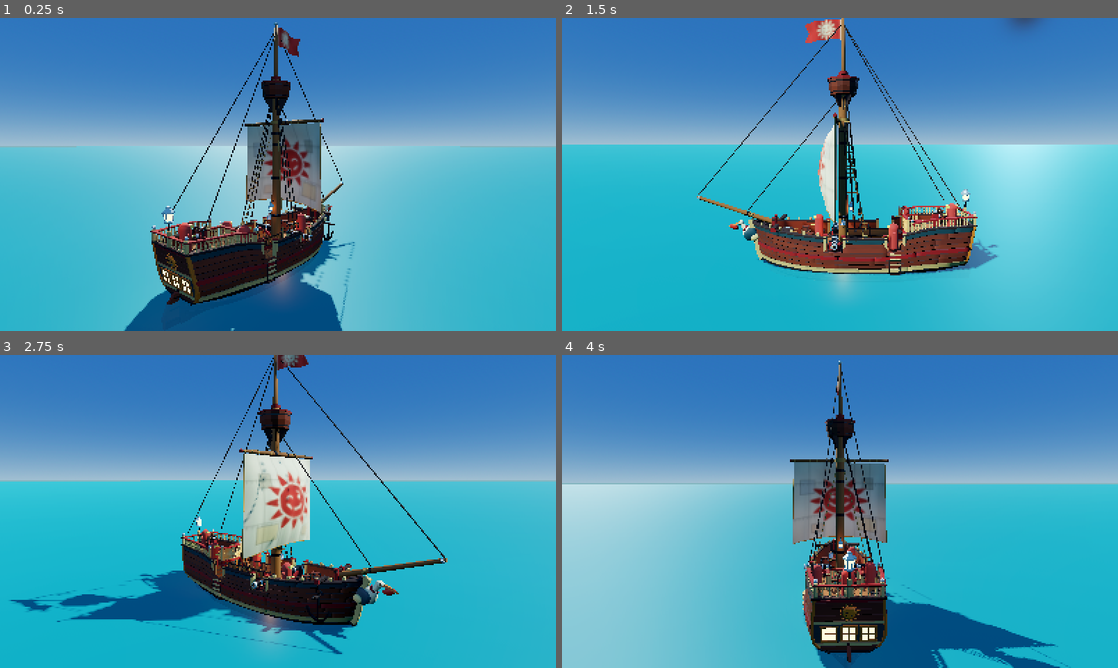
Above: before the commit, frames 1-4 (two rows, left to right).
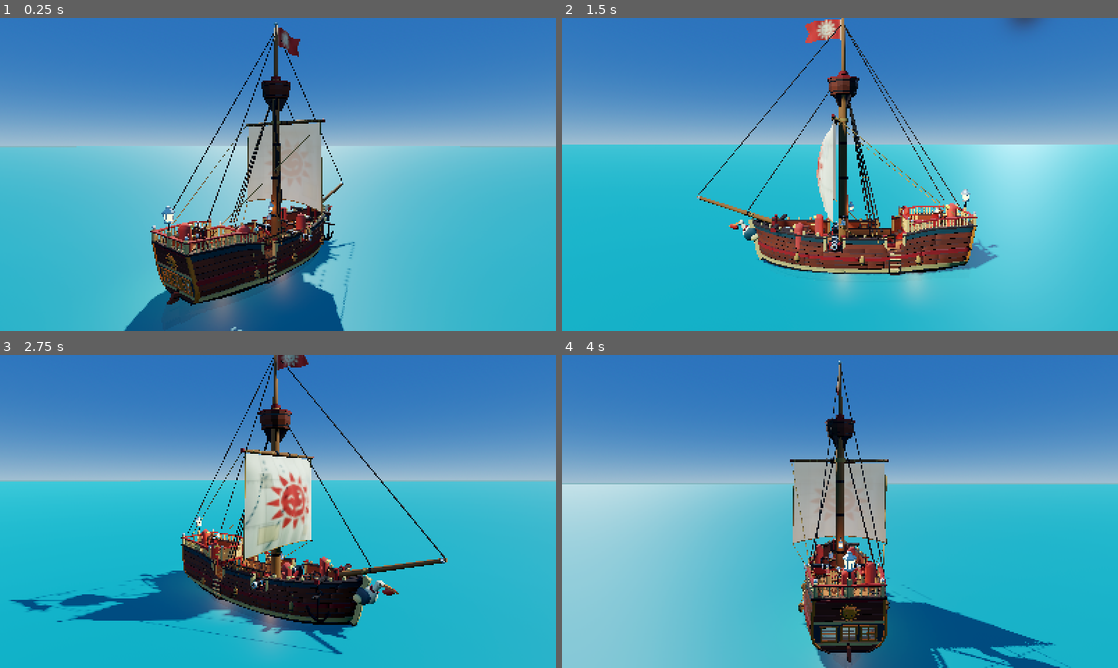
Above: after the commit, the same moments.

Repository: LeviticusFigglebottom/SeaOfScoundrels
Game: Godot game, scene res://scenes/showcase/shipart_showcase.tscn
Two runs of this game, one before a commit and one after it. Both use one fixed random seed, a clock stepped at 60 frames per second and the inputs below. This scene is started directly instead of the project's main scene.
Inputs (mouse positions are in pixels of both pictures, inside the frame that each line leads up to):
- Up to frame 1 (0.25 s): no input
- Up to frame 2 (1.5 s): tap Enter at 0.5 s; move the mouse to (962, 158) at 0.52 s; hold D (move_right) 0.53-1.28 s; tap Q (command_wheel) at 0.6 s; click (962, 158) at 0.67 s; tap Space (jump) at 0.77 s; move the mouse to (728, 190) at 1.27 s; hold S (move_back) from 1.28 s (still down); tap F (interact) at 1.35 s
- Up to frame 3 (2.75 s): tap Space (jump) at 1.52 s; move the mouse to (333, 442) at 2.02 s; release S (move_back) at 2.03 s; hold D (move_right) from 2.03 s (still down); tap E (item_next) at 2.1 s
- Up to frame 4 (4 s): move the mouse to (812, 574) at 2.77 s; release D (move_right) at 2.78 s; hold W (move_forward) 2.78-3.53 s; tap Tab (item_radial) at 2.85 s; click (812, 574) at 2.92 s; tap Space (jump) at 3.02, 3.77 s; move the mouse to (1006, 558) at 3.52 s; hold A (move_left) from 3.53 s (still down); tap X (leave_station) at 3.6 s

The runs differ from the first frame. In frame 1, 5.6% of the frame differs, in the area x 27-62%, y 26-100%; in frame 2, 3.2%; in frame 3, 2.6%; in frame 4, 5.6%, in the area x 41-90%, y 26-100%.

Commit message:
Sloop pass 2: real hull breaches (HullPanel/Hole), glazed stern windows and cabin, running rigging ropes, two-sided weighted sail, extras, posing args, loft orientation fix

Diff:
--- a/scenes/showcase/shipart_showcase.gd
+++ b/scenes/showcase/shipart_showcase.gd
@@ -1,13 +1,21 @@
 extends Node3D
 ## Ship art showcase: loads the generated sloop, lights it, and runs a scripted camera.
-## User args (after `--`): shot=orbit|deck|helm|hold|bow|far|collision|stern|top|cannon|bowdeck|side|free (eye=x,y,z look=x,y,z)  col=hide|solid|wire
-## lod=1 (show sloop_lod.glb instead)  furled=1 (Sail_Furled instead of Sail)  damage=1 (show Hole_* and HolePatch_01..05)
+## User args (after `--`): shot=orbit|deck|helm|hold|bow|far|collision|stern|top|cannon|bowdeck|side|rig|walk|free (eye=x,y,z look=x,y,z)  col=hide|solid|wire
+## lod=1 (show sloop_lod.glb instead)  furled=1 (Sail_Furled instead of Sail)  damage=1 (swap HullPanel_* for Hole_*, and show HolePatch_01..05)
+## Posing (to check pivots): trim=<rad, yard+sail> sailset=<0..1 sail Y scale> wheel=<deg> rudder=<deg> pitch=<deg, cannon barrels>
+## hatch=closed  sweep=1 (animate trim through -1.2..1.2 rad over the clip). Rope_* objects are re-aimed between their empties every frame.
 ## r=<orbit radius> h=<orbit height> dist=<far distance> fov=<far fov> ssao=0|1
 ## dur=<seconds for one camera pass, default 2>  capsules=0|1 (frozen 1.75 m Pawns as scale figures)  water=0|1
 ## print=1 dumps node positions (to verify station markers and pivots).
 
 const SLOOP := "res://assets/generated/ship/sloop.glb"
 const FLOOR := -0.85
+const WALK := [
+	Vector3(0, 2.0, 5.6), Vector3(0, 2.0, 4.6), Vector3(1.4, 2.0, 4.3), Vector3(1.4, 1.1, 2.2), Vector3(0, 1.1, 2.62), Vector3(0, 0.6, 1.57), Vector3(0, -0.8, -0.3),
+	Vector3(0.82, FLOOR, -0.3), Vector3(0.82, FLOOR, 2.6), Vector3(0.45, FLOOR, 3.5), Vector3(0, FLOOR, 4.6), Vector3(-0.45, FLOOR, 3.5),
+	Vector3(-0.82, FLOOR, 2.6), Vector3(-0.82, FLOOR, -0.4), Vector3(-0.75, FLOOR, -1.6), Vector3(0.3, FLOOR, -3.0), Vector3(0.8, FLOOR, -1.6),
+	Vector3(0.78, FLOOR, -0.4), Vector3(0, -0.8, -0.3), Vector3(0, -0.5, 0.2), Vector3(0, 1.1, 2.62), Vector3(-1.4, 1.1, 2.2), Vector3(-1.4, 2.0, 4.3), Vector3(0, 2.0, 5.6),
+]
 var shot := "orbit"
 var col_mode := ""
 var dur := 2.0
@@ -41,12 +49,15 @@
 			n.visible = damage and nm.right(2).to_int() <= 5
 		elif nm.begins_with("Hole_"):
 			n.visible = damage
+		elif nm.begins_with("HullPanel_"):
+			n.visible = not damage
+	_pose()
 	_setup_collision_view()
 	_setup_env()
 	if opts.get("water", "0" if shot == "hold" else "1") == "1":
 		_add_water()
 	if opts.get("capsules", "1") == "1":
-		for p in [Vector3(0.9, 1.1, -2.6), Vector3(0.0, 2.0, 5.95), Vector3(0.4, FLOOR, 3.7), Vector3(-0.82, FLOOR, 0.5), Vector3(1.4, 1.55, 3.25), Vector3(-1.5, 1.1, 2.0)]:
+		for p in [Vector3(0.9, 1.1, -2.6), Vector3(0.0, 2.0, 5.95), Vector3(0.4, FLOOR, 3.7), Vector3(-0.82, FLOOR, 0.5), Vector3(1.4, 1.55, 3.25), Vector3(-1.5, 1.1, -3.6)]:
 			_add_capsule(p)
 	for n in ship.get_children():
 		if n.name.begins_with("Lantern_"):
@@ -54,9 +65,9 @@
 			l.light_color = Color(1.0, 0.72, 0.4)
 			l.light_energy = 1.6 if String(n.name).contains("Hold") else 0.6
 			l.omni_range = 7.0
-			l.shadow_enabled = String(n.name) == "Lantern_Hold"
-			l.shadow_bias = 0.12
-			l.shadow_normal_bias = 2.0
+			l.shadow_enabled = String(n.name) == "Lantern_Hold" and opts.get("lshadow", "0") == "1"
+			l.shadow_bias = 0.1
+			l.shadow_normal_bias = 1.0
 			n.add_child(l)
 	if opts.get("print", "0") == "1":
 		for n in ship.get_children():
@@ -70,6 +81,29 @@
 				for s in m.get_surface_count():
 					tris += m.surface_get_array_index_len(s) / 3 if m.surface_get_array_index_len(s) > 0 else m.surface_get_array_len(s) / 3
 		print("visual triangles in Godot: ", tris)
+		var mats := {}
+		for n in ship.find_children("*", "MeshInstance3D", true, false):
+			var m2: Mesh = n.mesh
+			for si in m2.get_surface_count():
+				mats[m2.surface_get_material(si).resource_name] = true
+		print("materials: ", mats.keys())
+		for nm in ["Sail", "Flag"]:
+			var arr := (_n(nm) as MeshInstance3D).mesh.surface_get_arrays(0)
+			var uv2: PackedVector2Array = arr[Mesh.ARRAY_TEX_UV2] if arr[Mesh.ARRAY_TEX_UV2] != null else PackedVector2Array()
+			var col: PackedColorArray = arr[Mesh.ARRAY_COLOR] if arr[Mesh.ARRAY_COLOR] != null else PackedColorArray()
+			var mx := 0.0
+			var amin := 1.0
+			for v in uv2:
+				mx = maxf(mx, v.x)
+			for c in col:
+				amin = minf(amin, c.a)
+			print(nm, ": uv2 count ", uv2.size(), " max weight ", mx, "; colour alpha min ", amin)
+		var wm: Material = null
+		for si in (_n("Hull") as MeshInstance3D).mesh.get_surface_count():
+			if (_n("Hull") as MeshInstance3D).mesh.surface_get_material(si).resource_name == "mat_window_glass":
+				wm = (_n("Hull") as MeshInstance3D).mesh.surface_get_material(si)
+		if wm:
+			print("mat_window_glass transparency ", (wm as BaseMaterial3D).transparency, " emission ", (wm as BaseMaterial3D).emission_enabled, " ", (wm as BaseMaterial3D).emission_energy_multiplier)
 	cam = Camera3D.new()
 	cam.fov = 70.0
 	cam.near = 0.08
@@ -77,6 +111,39 @@
 	add_child(cam)
 	cam.make_current()
 	_update_camera()
+
+func _n(path: String) -> Node3D:
+	return ship.get_node_or_null(path) as Node3D
+
+func _set_trim(trim: float) -> void:
+	for nm in ["Yard", "Sail", "Sail_Furled"]:
+		if _n(nm):
+			_n(nm).rotation.y = trim
+
+func _pose() -> void:
+	if opts.get("lod", "0") == "1":
+		return
+	_set_trim(float(opts.get("trim", "0")))
+	_n("Sail").scale.y = float(opts.get("sailset", "1"))
+	_n("Wheel").rotation.z = deg_to_rad(float(opts.get("wheel", "0")))
+	_n("Rudder").rotation.y = deg_to_rad(float(opts.get("rudder", "0")))
+	for side in ["Port", "Starboard"]:
+		_n("Cannon_%s/Cannon_%s_Barrel" % [side, side]).rotation.x = deg_to_rad(float(opts.get("pitch", "0")))
+	if opts.get("hatch", "open") == "closed":
+		_n("HatchCover_Starboard").rotation.z = deg_to_rad(102.0)
+		_n("HatchCover_Port").rotation.z = deg_to_rad(-102.0)
+
+## What game code is expected to do each frame: aim each unit rope from its fixed point to its moving point.
+func _aim_ropes() -> void:
+	if opts.get("lod", "0") == "1":
+		return
+	for pair in [["Rope_Sheet_Port", "SheetPoint_Port", "Sail/Clew_Port"], ["Rope_Sheet_Starboard", "SheetPoint_Starboard", "Sail/Clew_Starboard"],
+			["Rope_Brace_Port", "BracePoint_Port", "Yard/Yardarm_Port"], ["Rope_Brace_Starboard", "BracePoint_Starboard", "Yard/Yardarm_Starboard"]]:
+		var a := _n(pair[1]).global_position
+		var b := _n(pair[2]).global_position
+		var d := b - a
+		var x := Vector3.UP.cross(d).normalized()
+		_n(pair[0]).global_transform = Transform3D(Basis(x, d.normalized().cross(x), d), a)
 
 func _setup_collision_view() -> void:
 	var i := 0
@@ -178,6 +245,9 @@
 	pawn.position = p
 
 func _process(delta: float) -> void:
+	if opts.get("sweep", "0") == "1":
+		_set_trim(lerpf(-1.2, 1.2, fmod(t / dur, 1.0)))
+	_aim_ropes()
 	_update_camera()
 	t += delta
 
@@ -196,6 +266,16 @@
 			var e: PackedStringArray = String(opts.get("eye", "0,3,10")).split(",")
 			var l: PackedStringArray = String(opts.get("look", "0,1,0")).split(",")
 			_look(Vector3(float(e[0]), float(e[1]), float(e[2])), Vector3(float(l[0]), float(l[1]), float(l[2])), float(opts.get("fov", "75")))
+		"walk":  # first-person at Pawn eye height (1.6 m) along the route the Pawn walk test uses
+			var seg := f * float(WALK.size() - 1)
+			var i := mini(int(seg), WALK.size() - 2)
+			var a0: Vector3 = WALK[i]
+			var a1: Vector3 = WALK[i + 1]
+			var pos := a0.lerp(a1, seg - float(i)) + Vector3(0, 1.6, 0)
+			var dir := (a1 - a0).normalized()
+			_look(pos, pos + Vector3(dir.x, dir.y * 0.5 - 0.12, dir.z), 85.0)
+		"rig":  # looking down the mast from aft: yard against shrouds and stays
+			_look(Vector3(float(opts.get("rx", "0")), 15.5, 4.5), Vector3(0, 9.0, -1.2), 60.0)
 		"side":
 			_look(Vector3(lerpf(10.0, -10.0, f), 2.2, lerpf(-4.0, 4.0, f)), Vector3(0, 0.6, 0), 60.0)
 		"cannon":
--- a/tests/test_sloop_art.gd
+++ b/tests/test_sloop_art.gd
@@ -24,8 +24,10 @@
 	check((-(s.get_node("Station_CannonStarboard") as Node3D).global_transform.basis.z).distance_to(Vector3.RIGHT) < 0.01, "starboard cannon station faces +X")
 	for n in ["Hull", "Sail", "Sail_Furled", "Yard", "Flag", "Wheel", "Rudder", "Capstan", "Anchor", "Cannon_Port", "Cannon_Starboard",
 			"Cannon_Port/Cannon_Port_Barrel", "Cannon_Starboard/Cannon_Starboard_Barrel", "Bell", "Bucket", "PlankStack", "HatchCover_Port",
-			"HatchCover_Starboard", "Lantern_Stern", "Lantern_Mast", "Lantern_Hold", "Hole_01", "Hole_10", "HolePatch_01", "HolePatch_10",
-			"Sail/Clew_Port", "Sail/Clew_Starboard", "MapTable", "Figurehead"]:
+			"HatchCover_Starboard", "Lantern_Stern", "Lantern_Mast", "Lantern_Hold", "Hole_01", "Hole_10", "HolePatch_01", "HolePatch_10", "HullPanel_01", "HullPanel_10",
+			"Sail/Clew_Port", "Sail/Clew_Starboard", "MapTable", "Figurehead", "Yard/Yardarm_Port", "Yard/Yardarm_Starboard", "SheetPoint_Port",
+			"SheetPoint_Starboard", "BracePoint_Port", "BracePoint_Starboard", "Rope_Sheet_Port", "Rope_Sheet_Starboard", "Rope_Brace_Port",
+			"Rope_Brace_Starboard", "Lantern_Helm", "Bucket_Deck", "Station_Bilge"]:
 		check(s.get_node_or_null(n) != null, "missing " + n)
 	check((s.get_node("Sail") as Node3D).position.distance_to(Vector3(0, 9, -1)) < 0.002, "Sail origin on the mast at the yard")
 	check((s.get_node("Yard") as Node3D).position.distance_to(Vector3(0, 9, -1)) < 0.002, "Yard origin on the mast")
@@ -34,6 +36,36 @@
 	s.queue_free()
 
 const FLOOR := -0.85
+
+func test_materials_and_wind_weights() -> void:
+	var s := _load()
+	var names := {}
+	for n in s.find_children("*", "MeshInstance3D", true, false):
+		var m: Mesh = (n as MeshInstance3D).mesh
+		for i in m.get_surface_count():
+			names[m.surface_get_material(i).resource_name] = m.surface_get_material(i)
+	for want in ["mat_wood", "mat_paint", "mat_rope", "mat_iron", "mat_brass", "mat_lantern_glass", "mat_window_glass", "mat_canvas", "mat_canvas_back", "mat_cloth", "mat_flag"]:
+		check(names.has(want), "material " + want)
+	if names.has("mat_window_glass"):
+		check((names["mat_window_glass"] as BaseMaterial3D).transparency != BaseMaterial3D.TRANSPARENCY_DISABLED, "stern glazing is see-through")
+	for nm in ["Sail", "Flag"]:
+		var arr := (s.get_node(nm) as MeshInstance3D).mesh.surface_get_arrays(0)
+		check(arr[Mesh.ARRAY_TEX_UV2] != null, nm + " has wind weights in UV2")
+		if arr[Mesh.ARRAY_TEX_UV2] != null:
+			var lo := 1.0
+			var hi := 0.0
+			for v: Vector2 in arr[Mesh.ARRAY_TEX_UV2]:
+				lo = minf(lo, v.x)
+				hi = maxf(hi, v.x)
+			check(lo < 0.02 and hi > 0.9, "%s weights span 0..1 (%f..%f)" % [nm, lo, hi])
+	# a unit rope: local z from 0 to 1
+	var rope := s.get_node("Rope_Sheet_Port") as MeshInstance3D
+	var bb := rope.mesh.get_aabb()
+	check(absf(bb.position.z) < 0.01 and absf(bb.size.z - 1.0) < 0.01 and bb.size.x < 0.06, "rope is a unit cylinder along +Z: %s" % bb)
+	check(rope.global_position.distance_to((s.get_node("SheetPoint_Port") as Node3D).global_position) < 0.01, "sheet starts at its sheet point")
+	var tip := rope.global_transform * Vector3(0, 0, 1)
+	check(tip.distance_to((s.get_node("Sail/Clew_Port") as Node3D).global_position) < 0.02, "sheet ends at the clew")
+	s.queue_free()
 
 func _static_ship(s: Node3D, lift: float) -> StaticBody3D:
 	var body := StaticBody3D.new()
Binary file changed: assets/generated/ship/sloop.glb
Binary file changed: assets/generated/ship/sloop_lod.glb
Binary file changed: assets/generated/ship/sloop_lod_sloop_sail_lod.png
Not shown, changed: assets/generated/ship/sloop_lod_sloop_sail_lod.png.import
Binary file changed: assets/generated/ship/sloop_sloop_sail.png
Not shown, changed: assets/generated/ship/sloop_sloop_sail.png.import
Binary file added: assets/generated/ship/sloop_sloop_sail_back.png
Not shown, added: assets/generated/ship/sloop_sloop_sail_back.png.import
Binary file changed: assets/generated/ship/sloop_sloop_wood.png
Not shown, changed: assets/generated/ship/sloop_sloop_wood.png.import
